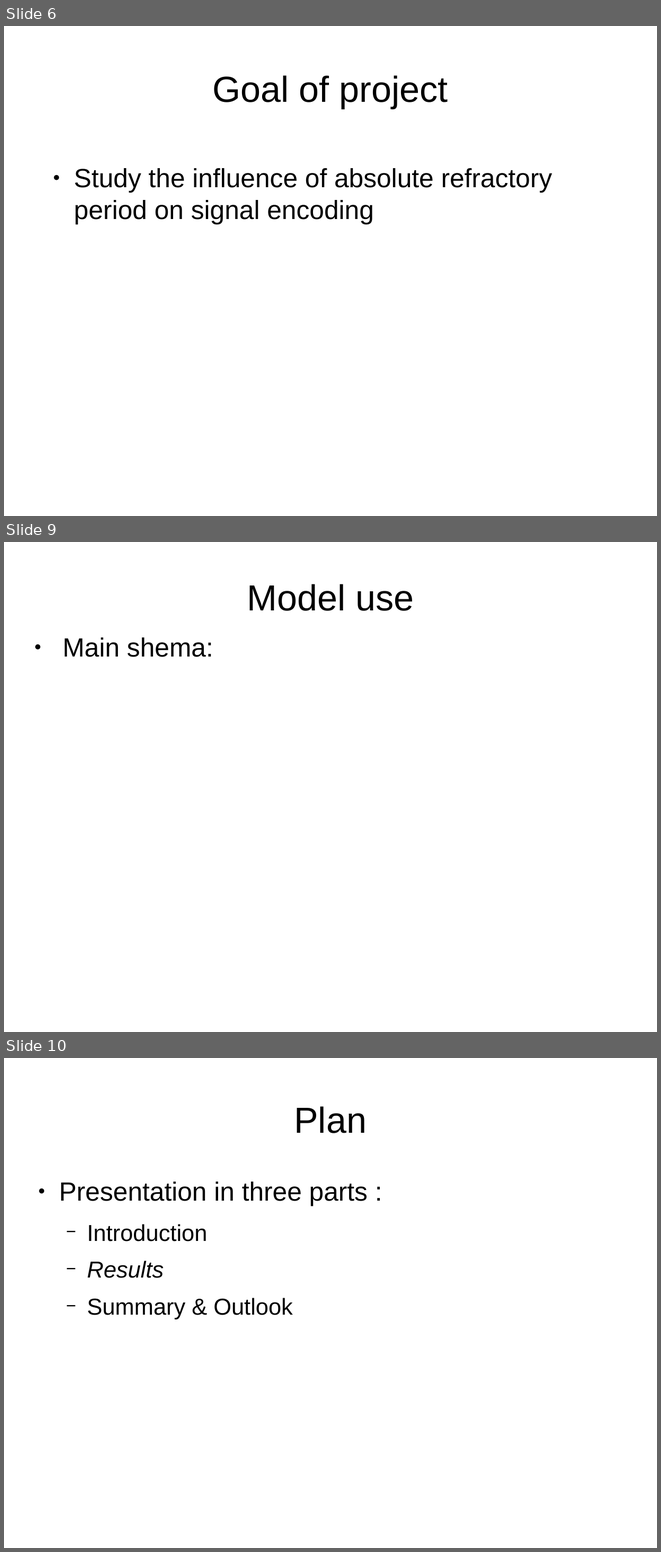
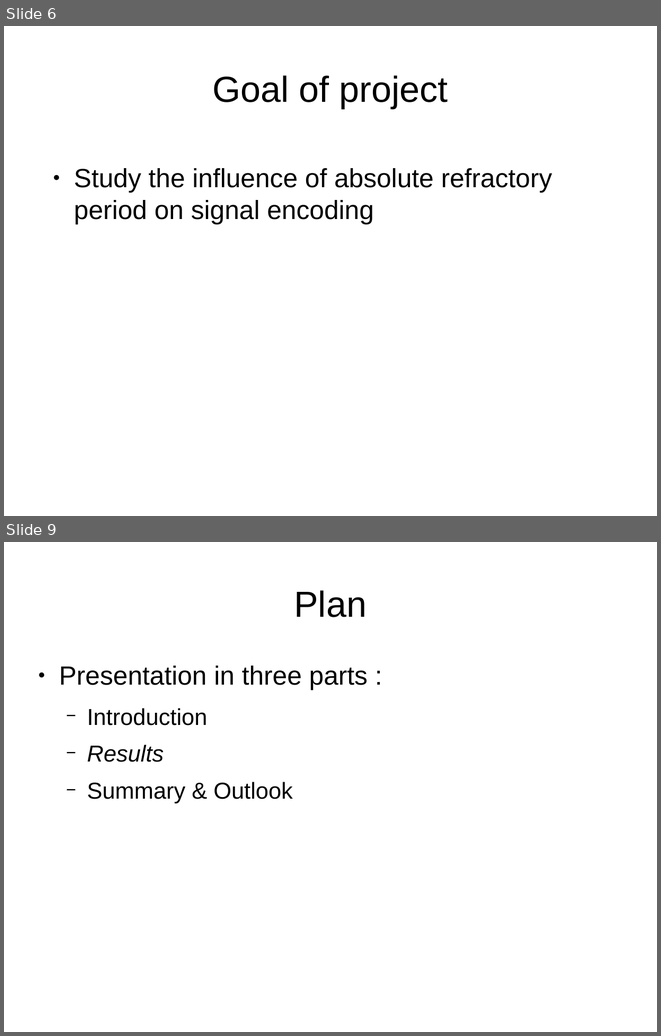
Before and after one commit to MaelleC/auditory-things, a slide deck: presentation/pres1.odp. Shown one above the other, each under a label of ours: slides 6, 9 and 10 before the commit, slides 6 and 9 after it; the slides between them are not shown. The pictures are 661x1552 and 661x1036 pixels, drawn with LibreOffice and Linux fonts; fonts in the diff are those of the drawing. Boxes give left, top, right and bottom in pixels: in the first picture for what was removed or moved away, otherwise in the second. Text is boxed around its words. In the diff, an @@ line names an element or a change of style, - is before the commit and + after.

```diff
--- a/presentation/pres1.odp
+++ b/presentation/pres1.odp
@@ slide 9 removed at (4, 542, 657, 1032), background #FFFFFF @@
@@ title removed at (247, 584, 414, 611) @@
-Model use
@@ text removed at (63, 637, 213, 657) @@
-● Main shema:
@@ what was slide 10 is now slide 9 @@
```
Also in this commit, not shown: 10 slides changed, 8 other files.
